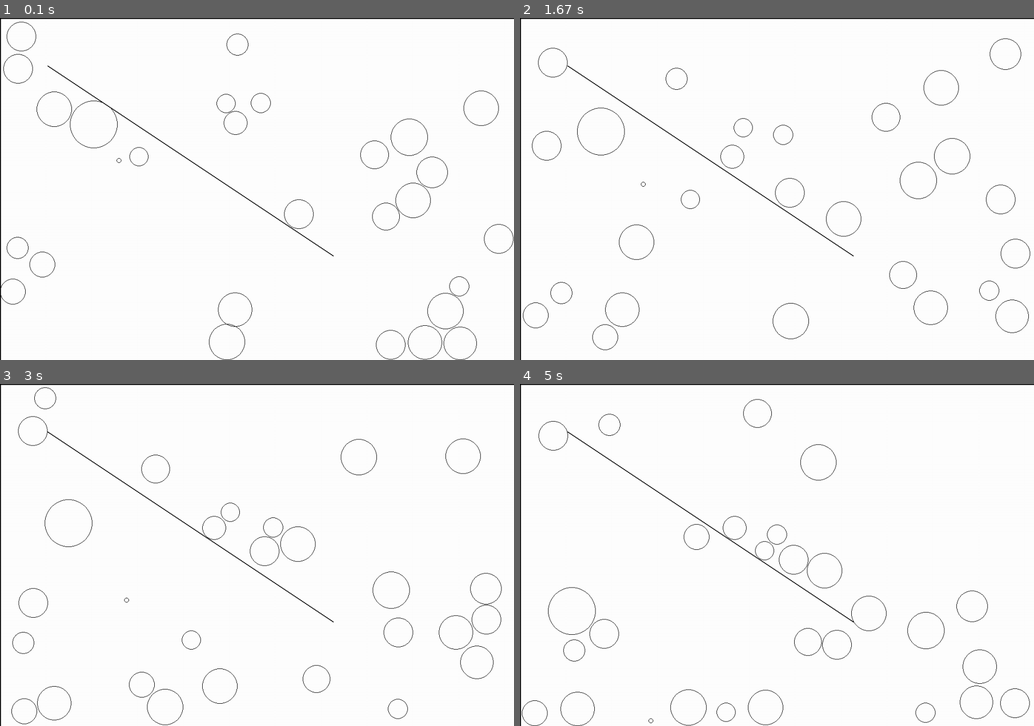
Above: before the commit, frames 1-4 (two rows, left to right).
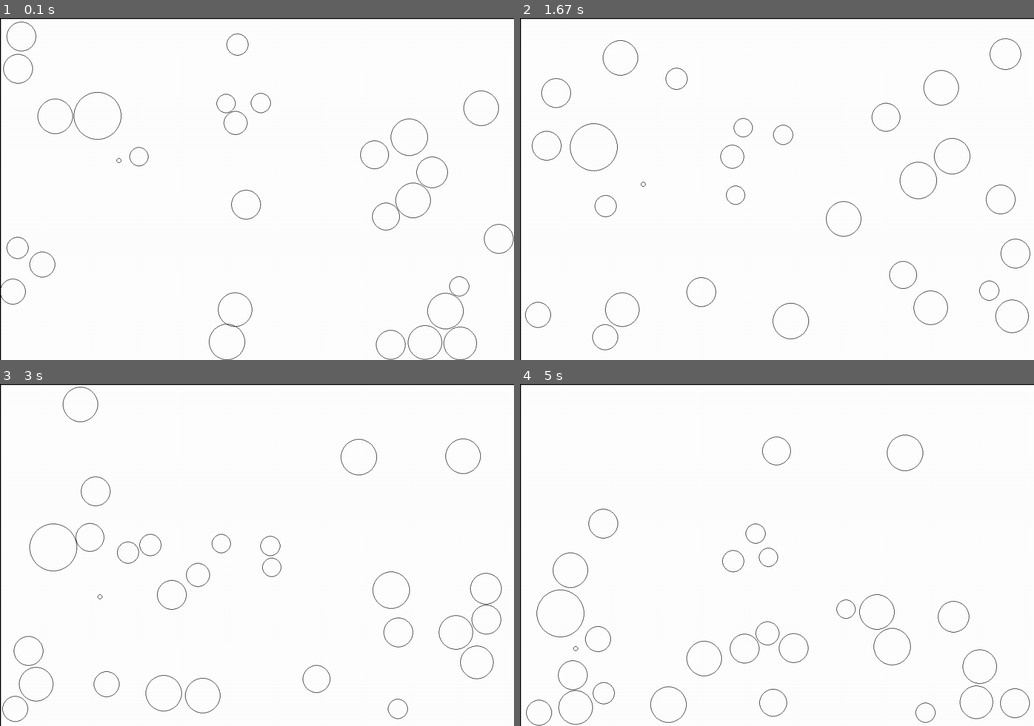
Above: after the commit, the same moments.

Repository: hoischreck/Physics-Engine-2D-CodeNightHPI
Game: pygame game, started from main.py
The game is run twice, just before and just after one commit, with the same random seed, the same clock (stepped at 60 frames per second) and the same inputs.
Inputs:
- Up to frame 1 (0.1 s): no input
- Up to frame 2 (1.67 s): no input
- Up to frame 3 (3 s): no input
- Up to frame 4 (5 s): no input

The runs differ from the first frame. In frame 1, 0.6% of the frame differs, in the area x 7-65%, y 13-70%; in frame 2, 1.0%; in frame 3, 1.9%; in frame 4, 2.5%, in the area x 0-92%, y 4-100%.

Commit message:
added map making

Diff:
--- a/PygameCollection/math.py
+++ b/PygameCollection/math.py
@@ -1,7 +1,6 @@
 from cmath import isnan
 import math
 from math import pi, sin, cos, acos, tan
-from types import NoneType
 import numpy as np
 
 
--- a/main.py
+++ b/main.py
@@ -7,7 +7,7 @@
 
 from PygameCollection.game import Base2DGame
 from PygameCollection.math import Vector2D
-import pygame
+import pygame, os
 pygame.init()
 
 
@@ -46,13 +46,17 @@
         )
 
         self.map = Map(self)
+        #self.map.load(os.path.join("Map", "test1"))
 
         self.map.addWallH((0, 0), self.w)
         self.map.addWallH((0, self.h), self.w)
         self.map.addWallV((0, 0), self.h)
         self.map.addWallV((self.w, 0), self.h)
 
-        self.map.addWall((100, 100), (700, 500))
+        #self.map.save(os.path.join("Map", "test2"))
+
+        #
+        # self.map.addWall((100, 100), (700, 500))
 
         self.drawingQueue.append(self.physicsManager)
         self.drawingQueue.append(self.map)
--- a/map.py
+++ b/map.py
@@ -1,6 +1,7 @@
 import pygame
 from PygameCollection.gameObjects import GraphicalObj
 from PygameCollection.math import Line2D, Vector2D
+import csv
 
 
 class Wall(GraphicalObj):
@@ -17,6 +18,8 @@
 
 
 class Map(GraphicalObj):
+    DATA_DELIMITER = ","
+
     def __init__(self, game):
         super().__init__(game)
         self.walls = list()
@@ -36,6 +39,18 @@
         if len(self.walls) > minAmount:
             del self.walls[-1]
 
+    def save(self, filepath):
+        # saves each wall as a 4 values (start_x, start_y, end_x, end_y)
+        with open(f"{filepath}.csv", "w", newline="", encoding="utf8") as f:
+            csvWriter = csv.writer(f, delimiter=Map.DATA_DELIMITER)
+            csvWriter.writerows([(*w.start.toTuple(), *w.end.toTuple()) for w in self.walls])
+
+    def load(self, filepath):
+        with open(f"{filepath}.csv", "r", encoding="utf8") as f:
+            csvReader = csv.reader(f, delimiter=Map.DATA_DELIMITER)
+            for l in csvReader:
+                self.addWall((int(l[0]), int(l[1])), (int(l[2]), int(l[3])))
+
     def addWallH(self, start, length):
         self.addWall(start, (start[0] + length, start[1]))
 
